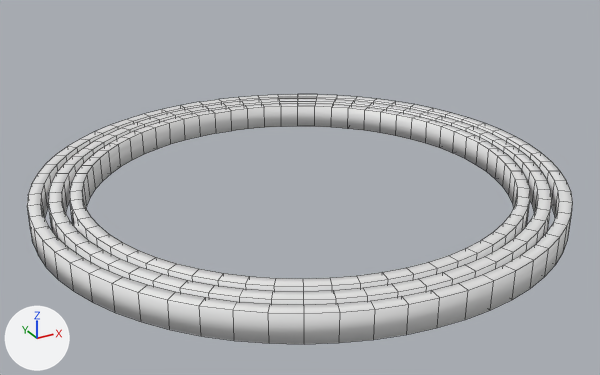
An edit to the Blender file res/gyro.blend, drawn before and after from the same camera.
One viewpoint serves both versions: a 50 mm lens placed at (-0.1419, -0.258, 0.1276), pointed at (-0.0002, -0.0004, -0.0011). Every picture has the same lights, and +X, +Y and +Z are marked at lower left. Mesh edges are drawn as thin lines on the coarser meshes.
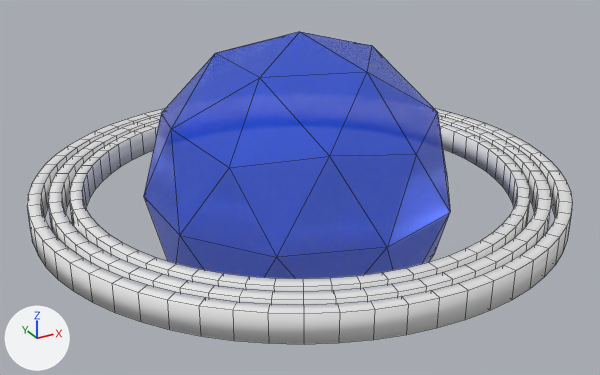
Commit message: Added gyro root and gem

The change, as a diff of the scene's bpy script:
```diff
--- a/res/gyro.blend.py
+++ b/res/gyro.blend.py
@@ mat_gem @@
+mat_gem = principled_material('Gem')
+mat_gem.base_color = (0.0, 0.092, 1.0)  # blue #0056ff
+mat_gem.metallic = 0.5
+mat_gem.roughness = 0.145
+mat_gem.alpha = 0.659
@@ me_icosphere @@
+me_icosphere.from_pydata(...)  # an icosphere of 80 faces spanning x -0.0564..0.0564, y -0.0593..0.0593, z -0.0593..0.0593
+me_icosphere.materials.append(mat_gem)  # blue #0056ff
@@ ob_icosphere @@
+ob_icosphere = bpy.data.objects.new('Icosphere', me_icosphere)
+ob_icosphere.location = (0.0, 0.0, 0.0)
```

Changed parts and their boxes (x1, y1, x2, y2) in the pictures (600 x 375 px):
'Icosphere', added (blue): after (144, 32, 450, 279)
